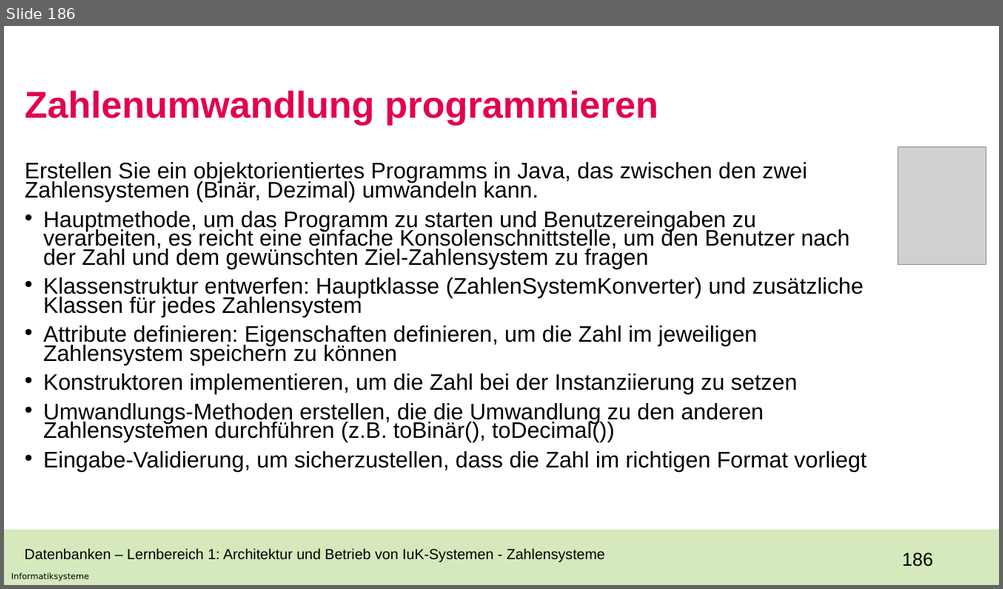
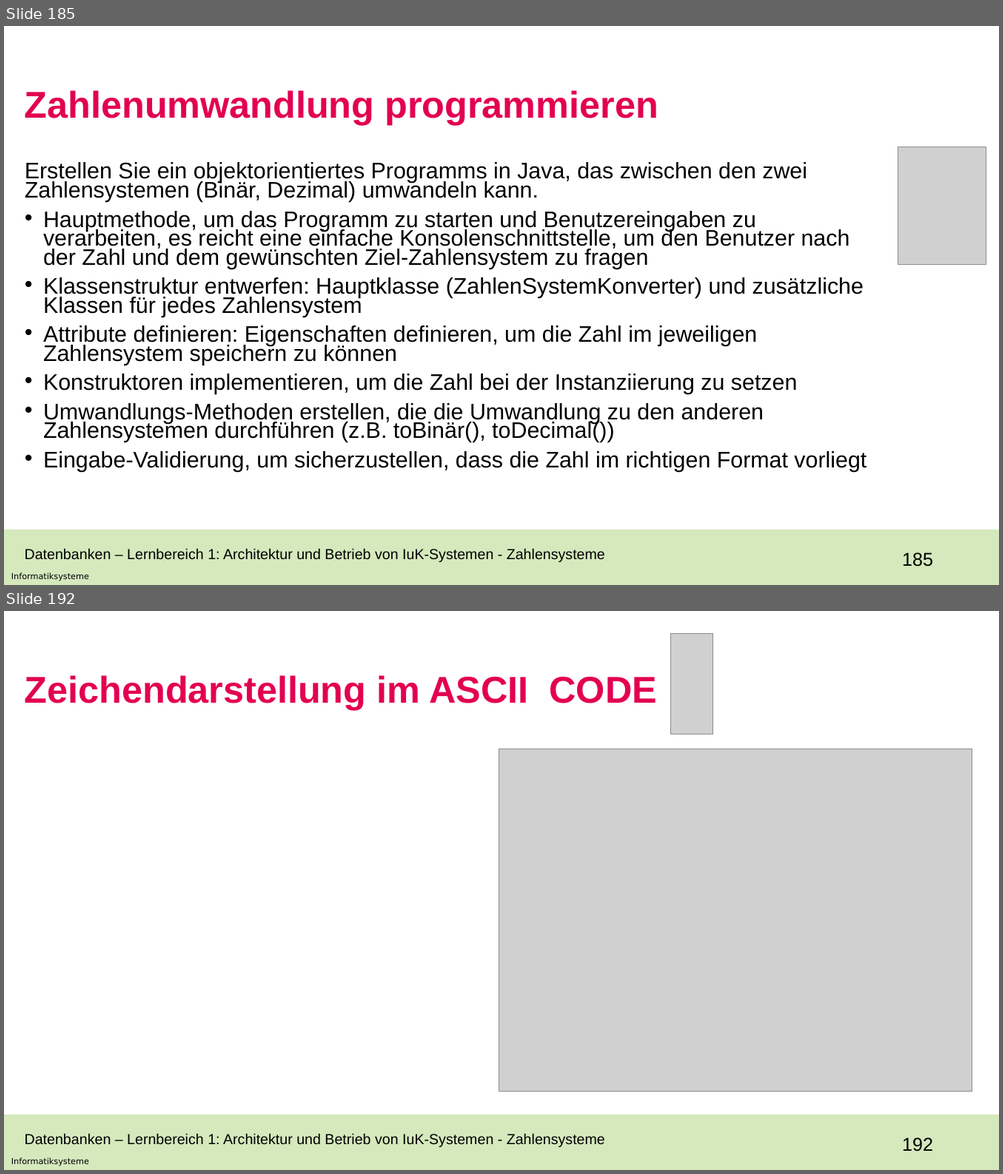
Before and after one commit to Laura-1206/Unterricht, a slide deck: BGY12_23fx.pptx. Shown one above the other, each under a label of ours: slide 186 before the commit, slides 185 and 192 after it; the slides between them are not shown. The pictures are 1003x589 and 1003x1174 pixels, drawn with LibreOffice and Linux fonts; fonts in the diff are those of the drawing; grey boxes stand for pictures; background and template pictures are left out. Boxes give left, top, right and bottom in pixels: in the first picture for what was removed or moved away, otherwise in the second. Text is boxed around its words. In the diff, an @@ line names an element or a change of style, - is before the commit and + after.

```diff
--- a/BGY12_23fx.pptx
+++ b/BGY12_23fx.pptx
@@ slide 192 added at (4,611,999,1170), background #FFFFFF; not listed: 3 template elements that a slide beside it also shows @@
@@ picture added at (670,633,713,734) @@
@@ title added at (25,675,657,710), 36 pt, text #E30051, bold @@
+Zeichendarstellung im ASCII CODE
@@ picture added at (499,749,972,1091) @@
@@ text added at (25,1133,605,1147), 14 pt, text #000000 @@
+Datenbanken – Lernbereich 1: Architektur und Betrieb von IuK-Systemen - Zahlensysteme
@@ what was slide 186 is now slide 185 @@
@@ page number at (902,553,933,567): text changed @@
-186
+185
```
Also in this commit, not shown: 1 slide changed, 66 other slides added, 1 slide removed.
